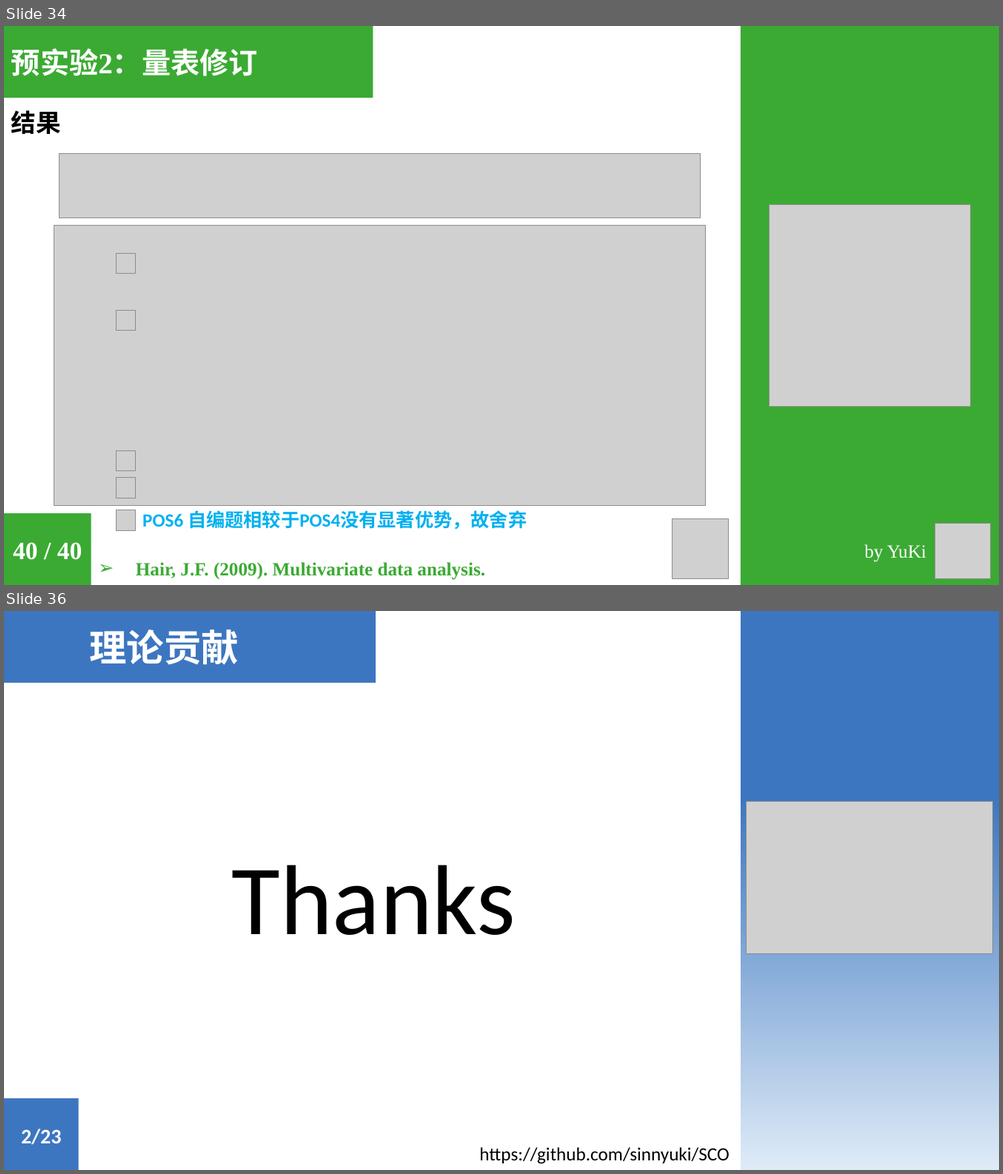
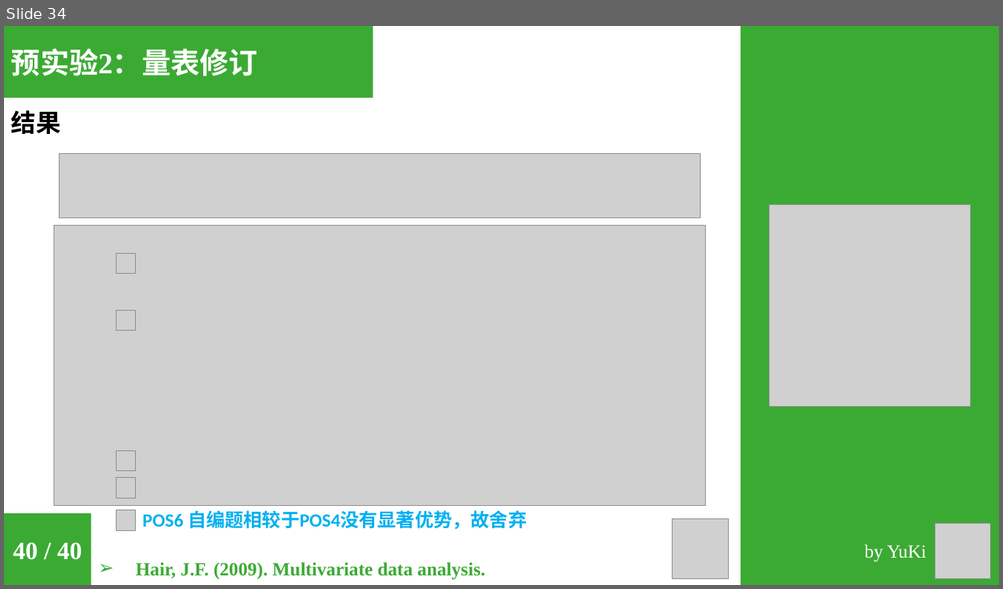
Before and after one commit to sinnyuki/SCO, a slide deck: 6_Reports/6_3_Midterm_Report/Midterm_Report.pptx. Shown one above the other, each under a label of ours: slides 34 and 36 before the commit, slide 34 after it; the slides between them are not shown. The pictures are 1003x1174 and 1003x589 pixels, drawn with LibreOffice and Linux fonts; fonts in the diff are those of the drawing; grey boxes stand for pictures. Boxes give left, top, right and bottom in pixels: in the first picture for what was removed or moved away, otherwise in the second. Text is boxed around its words. In the diff, an @@ line names an element or a change of style, - is before the commit and + after.

```diff
--- a/6_Reports/6_3_Midterm_Report/Midterm_Report.pptx
+++ b/6_Reports/6_3_Midterm_Report/Midterm_Report.pptx
@@ slide 36 removed at box(4, 611, 999, 1170), background #FFFFFF @@
@@ rectangle removed at box(4, 611, 375, 683) @@
@@ text removed at box(90, 629, 239, 665) @@
-理论贡献
@@ rectangle removed at box(740, 611, 999, 1170) @@
@@ picture removed at box(746, 801, 993, 954) @@
@@ text removed at box(232, 865, 515, 935) @@
-Thanks
@@ rectangle removed at box(4, 1099, 79, 1170) @@
@@ text removed at box(21, 1129, 62, 1145) @@
-2/23
@@ text removed at box(479, 1147, 728, 1165) @@
-https://github.com/sinnyuki/SCO
```
Also in this commit, not shown: 5 slides changed, 15 slides added, 1 other slide removed, 33 other files.
